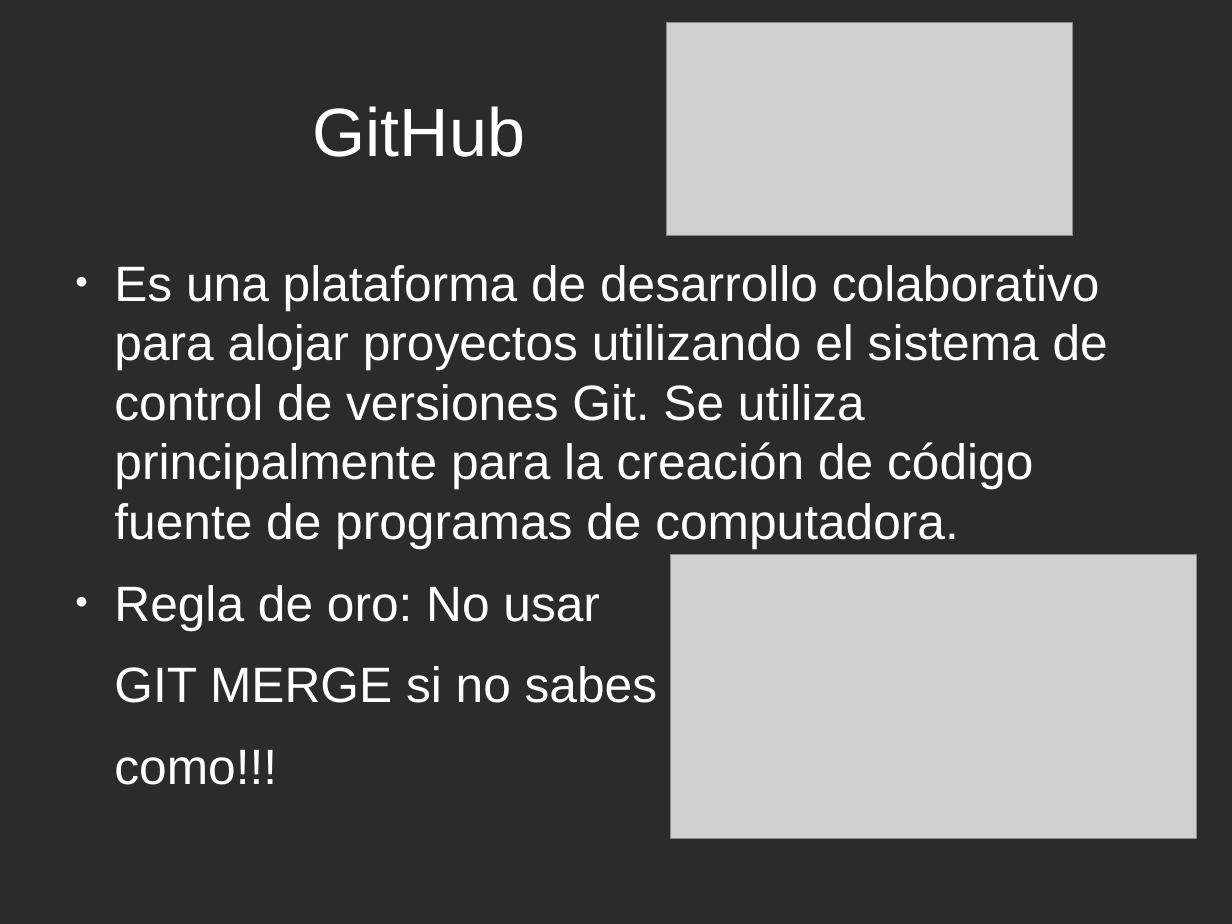
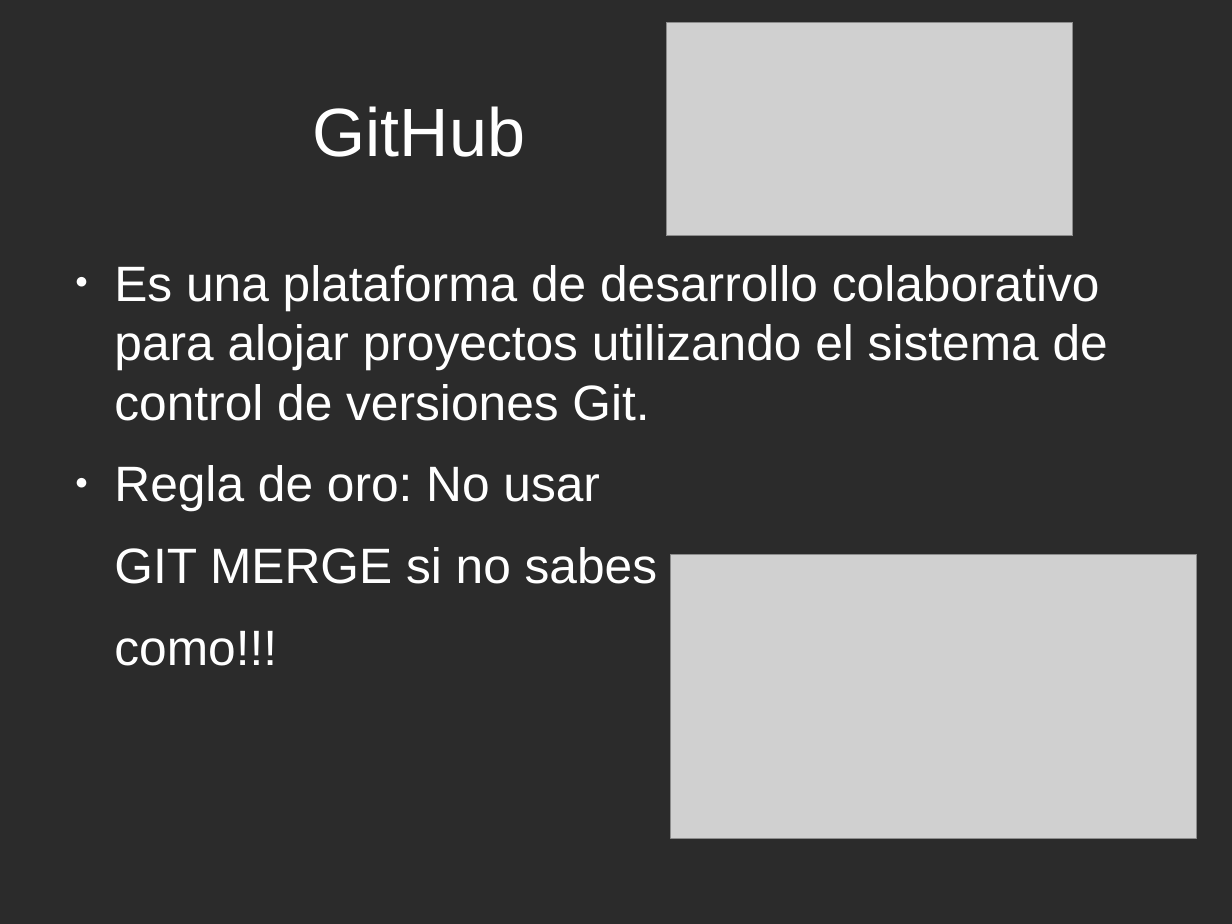
Before and after one commit to enedra/triviavet, a slide deck: slide 3 of presentacion ayd.odp (slide 2 before the commit). Drawn at 1232x924 pixels with LibreOffice and Linux fonts; fonts in the diff are those of the drawing; grey boxes stand for pictures; background and template pictures are left out; a plain dark background stands for a picture behind light text. Boxes give left, top, right and bottom in pixels: in the first picture for what was removed or moved away, otherwise in the second. Text is boxed around its words. In the diff, an @@ line names an element or a change of style, - is before the commit and + after.

```diff
--- a/presentacion ayd.odp
+++ b/presentacion ayd.odp
@@ text at [114,265,1108,421]: text changed @@
-● Es una plataforma de desarrollo colaborativo para alojar proyectos utilizando el sistema de control de versiones Git. Se utiliza principalmente para la creación de código fuente de programas de computadora.
+● Es una plataforma de desarrollo colaborativo para alojar proyectos utilizando el sistema de control de versiones Git.
```
Also in this commit, not shown: 3 other slides changed, 1 slide added, 5 other files.
